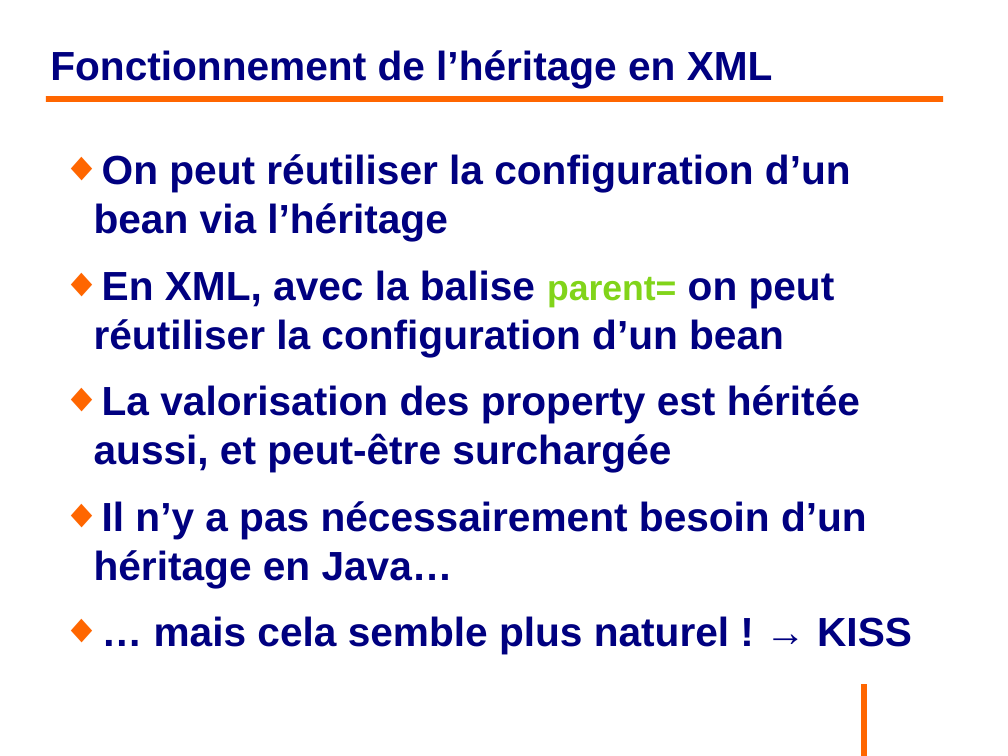
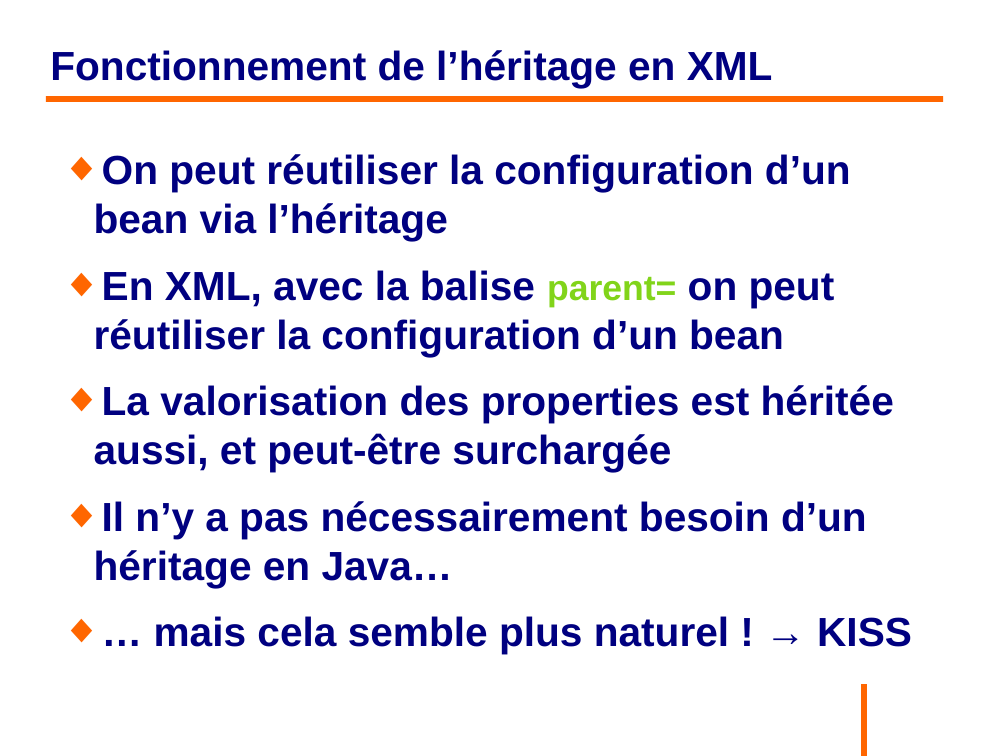
Before and after one commit to philphils/formation-spring, a slide deck: slide 123 of Documentation/diapo_formation_spring.odp. Drawn at 1008x756 pixels with LibreOffice and Linux fonts; fonts in the diff are those of the drawing; background and template pictures are left out. Boxes give left, top, right and bottom in pixels: in the first picture for what was removed or moved away, otherwise in the second. Text is boxed around its words. In the diff, an @@ line names an element or a change of style, - is before the commit and + after.

```diff
--- a/Documentation/diapo_formation_spring.odp
+++ b/Documentation/diapo_formation_spring.odp
@@ text at bbox=[94, 385, 894, 472]: text changed @@
-◆ La valorisation des property est héritée aussi, et peut-être surchargée
+◆ La valorisation des properties est héritée aussi, et peut-être surchargée
```
Also in this commit, not shown: 23 other slides changed.
